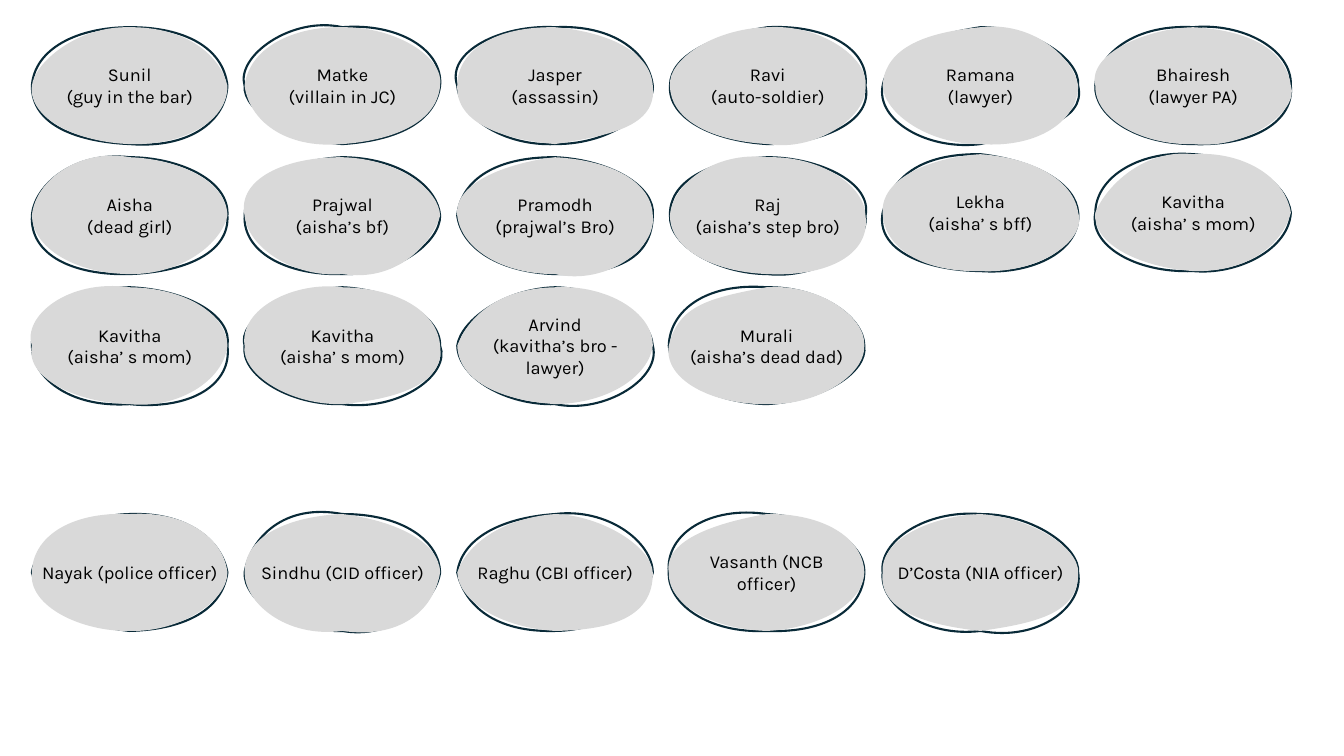
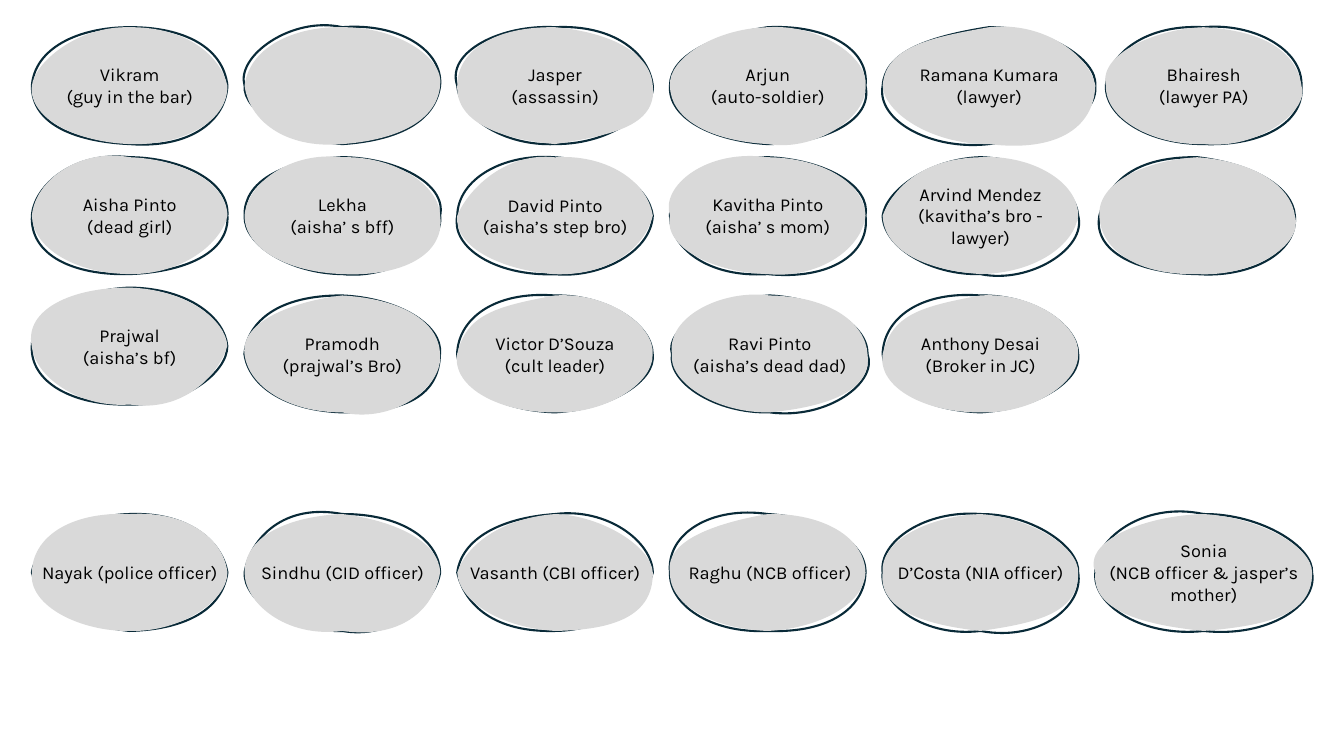
Before and after one commit to arya-prakyath/the-a-films, a slide deck: slide 1 of THE_A_Ideas/Innocent Gems/Innocent Gems - Flows.pptx. Drawn at 1344x756 pixels with LibreOffice and Linux fonts; fonts in the diff are those of the drawing. Boxes give left, top, right and bottom in pixels: in the first picture for what was removed or moved away, otherwise in the second. Text is boxed around its words. In the diff, an @@ line names an element or a change of style, - is before the commit and + after.

```diff
--- a/THE_A_Ideas/Innocent Gems/Innocent Gems - Flows.pptx
+++ b/THE_A_Ideas/Innocent Gems/Innocent Gems - Flows.pptx
@@ freeform shape "Ramana Kumara (lawyer)": place and size @@
-freeform shape "Ramana Kumara (lawyer)" at (883, 27, 1079, 144)
+freeform shape "Ramana Kumara (lawyer)" at (883, 27, 1096, 144)
@@ freeform shape "Bhairesh (lawyer PA)": place and size @@
-freeform shape "Bhairesh (lawyer PA)" at (1096, 27, 1292, 144)
+freeform shape "Bhairesh (lawyer PA)" at (1106, 27, 1302, 144)
@@ text in freeform shape at (67, 68, 193, 108): text changed @@
-Sunil
-(guy in the bar)
+Vikram
+(guy in the bar)
@@ text in freeform shape at (289, 68, 396, 105): text removed @@
-Matke
-(villain in JC)
@@ text in freeform shape at (711, 68, 825, 105): text changed @@
-Ravi
-(auto-soldier)
+Arjun
+(auto-soldier)
@@ text in freeform shape at (920, 69, 1059, 108): text changed @@
-Ramana
-(lawyer)
+Ramana Kumara
+(lawyer)
@@ freeform shape "Lekha (aisha’ s bff)": place and size @@
-freeform shape "Lekha (aisha’ s bff)" at (883, 154, 1079, 271)
+freeform shape "Lekha (aisha’ s bff)" at (245, 157, 441, 274)
@@ freeform shape "David Pinto (aisha’s step bro)": place and size @@
-freeform shape "David Pinto (aisha’s step bro)" at (1096, 154, 1292, 271)
+freeform shape "David Pinto (aisha’s step bro)" at (458, 157, 653, 274)
@@ freeform shape "Kavitha Pinto (aisha’ s mom)": place and size @@
-freeform shape "Kavitha Pinto (aisha’ s mom)" at (32, 287, 228, 404)
+freeform shape "Kavitha Pinto (aisha’ s mom)" at (670, 157, 866, 274)
@@ freeform shape removed at (670, 157, 866, 274) @@
-Raj
-(aisha’s step bro)
@@ freeform shape "Arvind Mendez (kavitha’s bro - ...": place and size @@
-freeform shape "Arvind Mendez (kavitha’s bro - ..." at (458, 287, 653, 404)
+freeform shape "Arvind Mendez (kavitha’s bro - ..." at (883, 157, 1079, 274)
@@ freeform shape added at (1100, 157, 1296, 274), fill #D9D9D9, outline #092A39 1.5 pt @@
@@ text in freeform shape at (83, 198, 176, 238): text changed @@
-Aisha
-(dead girl)
+Aisha Pinto
+(dead girl)
@@ text in freeform shape at (483, 199, 628, 238): text changed @@
-Kavitha
-(aisha’ s mom)
+David Pinto
+(aisha’s step bro)
@@ text in freeform shape at (705, 198, 830, 235): text changed @@
-Kavitha
-(aisha’ s mom)
+Kavitha Pinto
+(aisha’ s mom)
@@ text in freeform shape at (918, 188, 1041, 249): text changed @@
-Arvind
-(kavitha’s bro - lawyer)
+Arvind Mendez
+(kavitha’s bro - lawyer)
@@ freeform shape "Prajwal (aisha’s bf)": place and size @@
-freeform shape "Prajwal (aisha’s bf)" at (245, 157, 441, 274)
+freeform shape "Prajwal (aisha’s bf)" at (32, 287, 228, 404)
@@ freeform shape "Pramodh (prajwal’s Bro)": place and size @@
-freeform shape "Pramodh (prajwal’s Bro)" at (458, 157, 653, 274)
+freeform shape "Pramodh (prajwal’s Bro)" at (245, 295, 441, 412)
@@ freeform shape removed at (245, 287, 441, 404) @@
-Kavitha
-(aisha’ s mom)
@@ freeform shape added at (458, 295, 653, 412), fill #D9D9D9, outline #092A39 1.5 pt, 13 pt, text #000000 @@
+Victor D’Souza
+(cult leader)
@@ freeform shape "Ravi Pinto (aisha’s dead dad)": place and size @@
-freeform shape "Ravi Pinto (aisha’s dead dad)" at (668, 287, 864, 404)
+freeform shape "Ravi Pinto (aisha’s dead dad)" at (673, 295, 868, 412)
@@ freeform shape added at (883, 295, 1079, 412), fill #D9D9D9, outline #092A39 1.5 pt, 13 pt, text #000000 @@
+Anthony Desai
+(Broker in JC)
@@ text in freeform shape at (693, 337, 846, 374): text changed @@
-Murali
-(aisha’s dead dad)
+Ravi Pinto
+(aisha’s dead dad)
@@ freeform shape "Raghu (NCB officer)" at (670, 514, 866, 631): outline redrawn @@
@@ freeform shape added at (1096, 514, 1313, 631), fill #D9D9D9, outline #092A39 1.5 pt, 13 pt, text #000000 @@
+Sonia
+(NCB officer & jasper’s mother)
@@ text in freeform shape at (470, 566, 640, 581): text changed @@
-Raghu (CBI officer)
+Vasanth (CBI officer)
@@ text in freeform shape at (689, 566, 851, 584): text changed @@
-Vasanth (NCB officer)
+Raghu (NCB officer)
```
Also in this commit, not shown: 2 other slides changed, 1 slide added, 1 other file.
